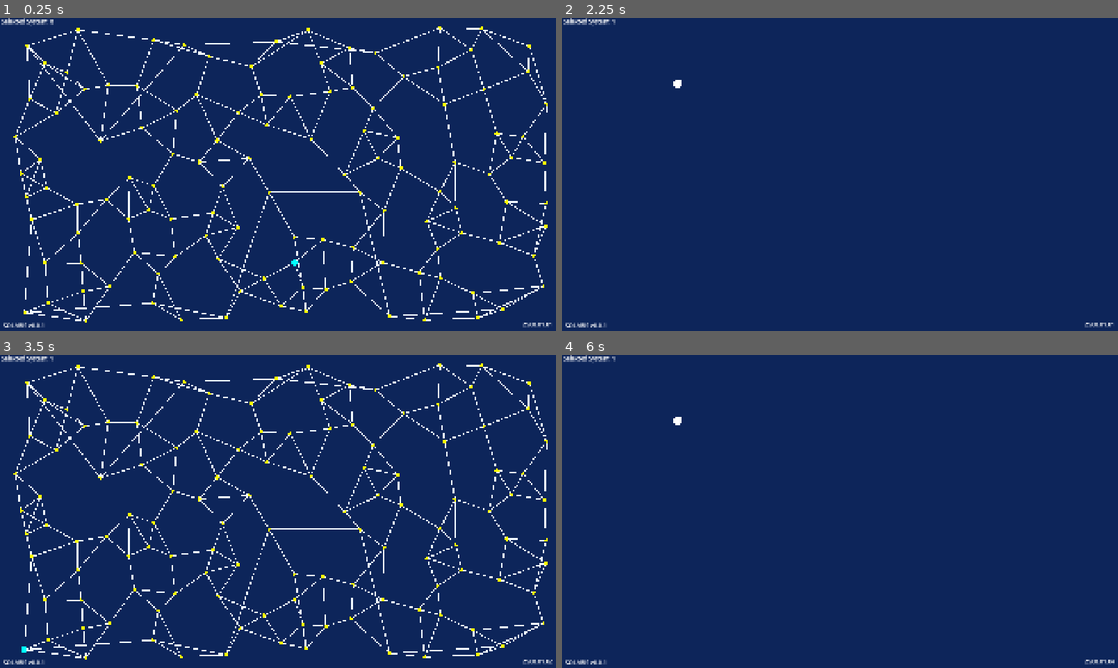
Above: before the commit, frames 1-4 (two rows, left to right).
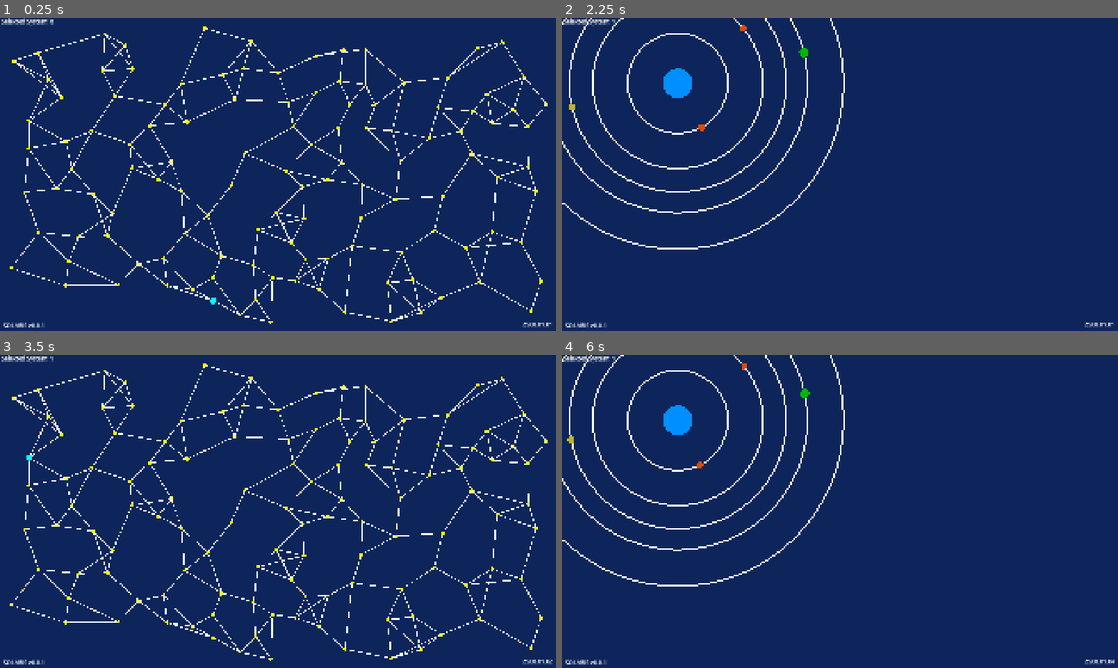
Above: after the commit, the same moments.

Repository: wrxme/Solaris
Game: Godot game, scene res://assets/scenes/game.tscn
The game is run twice, just before and just after one commit, with the same random seed, the same clock (stepped at 60 frames per second) and the same inputs.
Inputs:
- Up to frame 1 (0.25 s): no input
- Up to frame 2 (2.25 s): tap Enter (enter) at 0.5, 1.35, 2 s; hold Right (right) 0.53-1.28 s; hold R (Refresh) 0.53-1.28 s; tap Space (pause) at 1.25 s; hold Left (left) 1.28-2.03 s; hold Right (right) from 2.03 s (still down); hold R (Refresh) from 2.03 s (still down)
- Up to frame 3 (3.5 s): keep holding Right (right); tap Space (pause) at 2.75 s; release R (Refresh) at 2.78 s; tap Enter (enter) at 2.85 s
- Up to frame 4 (6 s): tap Enter (enter) at 3.5, 4.35, 5.85 s; release Right (right) at 3.53 s; hold R (Refresh) 3.53-4.28 s; hold Left (left) 3.53-5.78 s; tap Space (pause) at 4.25 s; hold R (Refresh) 5.03-5.78 s; hold Right (right) from 5.78 s (still down)

The runs differ from the first frame. In frame 1, 8.9% of the frame differs, in the area x 1-99%, y 2-98%; in frame 2, 2.3%; in frame 3, 8.9%; in frame 4, 2.3%.

Commit message:
completed solar system generator

Diff:
--- a/assets/scenes/game.tscn
+++ b/assets/scenes/game.tscn
@@ -12,14 +12,28 @@
 [ext_resource type="Resource" uid="uid://d2w88il8g6la6" path="res://assets/star_types/red_giant.tres" id="10_5jdip"]
 [ext_resource type="Resource" uid="uid://rxq534gcu5ae" path="res://assets/star_types/white_dwarf.tres" id="11_3cnnv"]
 [ext_resource type="Script" uid="uid://ct5kmllr4nuls" path="res://scripts/types/world_type.gd" id="12_pkhv0"]
+[ext_resource type="Resource" uid="uid://cu32ufyyvxdme" path="res://assets/world_types/arctic.tres" id="13_fx2rd"]
+[ext_resource type="Resource" uid="uid://bet6fofqn6s4m" path="res://assets/world_types/barren.tres" id="14_jdjof"]
+[ext_resource type="Resource" uid="uid://ca8pg5tncckj5" path="res://assets/world_types/continental.tres" id="15_h5j7u"]
+[ext_resource type="Resource" uid="uid://dhudkg0lgwu21" path="res://assets/world_types/desert.tres" id="16_8vm3o"]
+[ext_resource type="Resource" uid="uid://cmbvon2x1i2qx" path="res://assets/world_types/gas_giant.tres" id="17_p2xyf"]
+[ext_resource type="Resource" uid="uid://cmc7itggtrfgk" path="res://assets/world_types/molten.tres" id="18_xe33q"]
+[ext_resource type="Resource" uid="uid://ok3r32j6whgk" path="res://assets/world_types/moon_habitable.tres" id="19_1q3k2"]
+[ext_resource type="Resource" uid="uid://buek5jiqt3l3x" path="res://assets/world_types/moon_uninhabitable.tres" id="20_4hayi"]
+[ext_resource type="Resource" uid="uid://clw60ef58anvi" path="res://assets/world_types/ocean.tres" id="21_tcehl"]
+[ext_resource type="Resource" uid="uid://tlc1kk44ue8s" path="res://assets/world_types/savannah.tres" id="22_c7jqk"]
+[ext_resource type="Resource" uid="uid://bxlacpjg8tbut" path="res://assets/world_types/tropical.tres" id="23_3sk60"]
+[ext_resource type="Resource" uid="uid://yjdeosd30yrv" path="res://assets/world_types/tundra.tres" id="24_lx1sk"]
 
 [sub_resource type="Resource" id="Resource_5gf0t"]
 script = ExtResource("2_dis88")
 galaxy_size = Vector4(30, 1890, 30, 1050)
 number_of_stars = 120
 min_dist_between_stars = 75.0
+bonus_link_percentage = 0.015
 max_bonus_link_length = 500.0
 star_types = Array[ExtResource("3_phsto")]([ExtResource("4_pkhv0"), ExtResource("5_i358u"), ExtResource("6_s2rys"), ExtResource("7_fc420"), ExtResource("8_kc0sw"), ExtResource("9_fqk1v"), ExtResource("10_5jdip"), ExtResource("11_3cnnv")])
+world_types = Array[ExtResource("12_pkhv0")]([ExtResource("13_fx2rd"), ExtResource("14_jdjof"), ExtResource("15_h5j7u"), ExtResource("16_8vm3o"), ExtResource("17_p2xyf"), ExtResource("18_xe33q"), ExtResource("19_1q3k2"), ExtResource("20_4hayi"), ExtResource("21_tcehl"), ExtResource("22_c7jqk"), ExtResource("23_3sk60"), ExtResource("24_lx1sk")])
 star_radius = 6.0
 link_width = 3.0
 metadata/_custom_type_script = "uid://b13nlhuidy8o4"
--- a/assets/star_types/blue_giant.tres
+++ b/assets/star_types/blue_giant.tres
@@ -4,6 +4,9 @@
 
 [resource]
 script = ExtResource("1_p56v0")
+scortch_zone_size = 80
+inner_zone_size = 50
+habitable_zone_size = 150
 name = "Blue_giant"
 size_range = Vector2(40, 45)
 color = Color(0, 0.60784316, 1, 1)
--- a/assets/star_types/class_a.tres
+++ b/assets/star_types/class_a.tres
@@ -5,6 +5,9 @@
 [resource]
 script = ExtResource("1_we6r0")
 luminosity = 5.0
+scortch_zone_size = 80
+inner_zone_size = 60
+habitable_zone_size = 100
 name = "Class A"
 size_range = Vector2(30, 35)
 color = Color(1, 1, 1, 1)
--- a/assets/star_types/class_b.tres
+++ b/assets/star_types/class_b.tres
@@ -5,6 +5,9 @@
 [resource]
 script = ExtResource("1_3edcs")
 luminosity = 3.0
+scortch_zone_size = 140
+inner_zone_size = 45
+habitable_zone_size = 100
 name = "Class B"
 size_range = Vector2(30, 35)
 color = Color(0, 0.56078434, 1, 1)
--- a/assets/star_types/class_f.tres
+++ b/assets/star_types/class_f.tres
@@ -5,6 +5,9 @@
 [resource]
 script = ExtResource("1_6ifrt")
 luminosity = 0.8
+scortch_zone_size = 90
+inner_zone_size = 50
+habitable_zone_size = 90
 name = "Class F"
 size_range = Vector2(25, 30)
 color = Color(1, 0.6, 0, 1)
--- a/assets/star_types/class_g.tres
+++ b/assets/star_types/class_g.tres
@@ -4,6 +4,9 @@
 
 [resource]
 script = ExtResource("1_bjahn")
+scortch_zone_size = 120
+inner_zone_size = 60
+habitable_zone_size = 100
 name = "Class G"
 size_range = Vector2(25, 30)
 metadata/_custom_type_script = "uid://c0n7xbpmoevwv"
--- a/assets/star_types/red_dwarf.tres
+++ b/assets/star_types/red_dwarf.tres
@@ -5,6 +5,9 @@
 [resource]
 script = ExtResource("1_neesx")
 luminosity = 0.4
+scortch_zone_size = 60
+inner_zone_size = 20
+habitable_zone_size = 30
 name = "Red Dwarf"
 size_range = Vector2(15, 20)
 color = Color(1, 0, 0, 1)
--- a/assets/star_types/red_giant.tres
+++ b/assets/star_types/red_giant.tres
@@ -5,6 +5,9 @@
 [resource]
 script = ExtResource("1_kq8lp")
 luminosity = 0.6
+scortch_zone_size = 90
+inner_zone_size = 30
+habitable_zone_size = 0
 name = "Red Giant"
 size_range = Vector2(40, 45)
 color = Color(1, 0, 0, 1)
--- a/assets/star_types/white_dwarf.tres
+++ b/assets/star_types/white_dwarf.tres
@@ -5,7 +5,10 @@
 [resource]
 script = ExtResource("1_63caq")
 luminosity = 0.8
+scortch_zone_size = 40
+inner_zone_size = 40
+habitable_zone_size = 40
 name = "White Dwarf"
-size_range = Vector2(15, 20)
+size_range = Vector2(10, 15)
 color = Color(1, 1, 1, 1)
 metadata/_custom_type_script = "uid://c0n7xbpmoevwv"
--- /dev/null
+++ b/assets/world_types/arctic.tres
@@ -0,0 +1,11 @@
+[gd_resource type="Resource" script_class="WorldType" load_steps=2 format=3 uid="uid://cu32ufyyvxdme"]
+
+[ext_resource type="Script" uid="uid://ct5kmllr4nuls" path="res://scripts/types/world_type.gd" id="1_qwf41"]
+
+[resource]
+script = ExtResource("1_qwf41")
+name = "Arctic"
+size_range = Vector2(7, 20)
+color = Color(1, 1, 1, 1)
+planet_zone = 3
+metadata/_custom_type_script = "uid://ct5kmllr4nuls"
--- /dev/null
+++ b/assets/world_types/barren.tres
@@ -0,0 +1,11 @@
+[gd_resource type="Resource" script_class="WorldType" load_steps=2 format=3 uid="uid://bet6fofqn6s4m"]
+
+[ext_resource type="Script" uid="uid://ct5kmllr4nuls" path="res://scripts/types/world_type.gd" id="1_ghtty"]
+
+[resource]
+script = ExtResource("1_ghtty")
+name = "Barren"
+size_range = Vector2(5, 15)
+color = Color(0.38802657, 0.37403995, 0.37403995, 1)
+planet_zone = 0
+metadata/_custom_type_script = "uid://ct5kmllr4nuls"
--- a/assets/world_types/classic.tres
+++ /dev/null
@@ -1,10 +0,0 @@
-[gd_resource type="Resource" script_class="WorldType" load_steps=2 format=3 uid="uid://exujmpgew72d"]
-
-[ext_resource type="Script" uid="uid://ct5kmllr4nuls" path="res://scripts/types/world_type.gd" id="1_4i041"]
-
-[resource]
-script = ExtResource("1_4i041")
-name = "Green"
-size_range = Vector2(15, 30)
-color = Color(0.16470589, 1, 0, 1)
-metadata/_custom_type_script = "uid://ct5kmllr4nuls"
--- /dev/null
+++ b/assets/world_types/continental.tres
@@ -0,0 +1,10 @@
+[gd_resource type="Resource" script_class="WorldType" load_steps=2 format=3 uid="uid://ca8pg5tncckj5"]
+
+[ext_resource type="Script" uid="uid://ct5kmllr4nuls" path="res://scripts/types/world_type.gd" id="1_5jlpi"]
+
+[resource]
+script = ExtResource("1_5jlpi")
+name = "Continental"
+size_range = Vector2(5, 20)
+color = Color(0.3647059, 0.81960785, 0, 1)
+metadata/_custom_type_script = "uid://ct5kmllr4nuls"
--- /dev/null
+++ b/assets/world_types/desert.tres
@@ -0,0 +1,11 @@
+[gd_resource type="Resource" script_class="WorldType" load_steps=2 format=3 uid="uid://dhudkg0lgwu21"]
+
+[ext_resource type="Script" uid="uid://ct5kmllr4nuls" path="res://scripts/types/world_type.gd" id="1_xuxv7"]
+
+[resource]
+script = ExtResource("1_xuxv7")
+name = "Desert"
+size_range = Vector2(10, 15)
+color = Color(0.9434088, 0.7427136, 0.363164, 1)
+planet_zone = 1
+metadata/_custom_type_script = "uid://ct5kmllr4nuls"
--- /dev/null
+++ b/assets/world_types/gas_giant.tres
@@ -0,0 +1,11 @@
+[gd_resource type="Resource" script_class="WorldType" load_steps=2 format=3 uid="uid://cmbvon2x1i2qx"]
+
+[ext_resource type="Script" uid="uid://ct5kmllr4nuls" path="res://scripts/types/world_type.gd" id="1_dgoep"]
+
+[resource]
+script = ExtResource("1_dgoep")
+name = "Gas Giant"
+size_range = Vector2(10, 30)
+color = Color(0.7803848, 0.72201, 0.91422284, 1)
+planet_zone = 3
+metadata/_custom_type_script = "uid://ct5kmllr4nuls"
--- /dev/null
+++ b/assets/world_types/molten.tres
@@ -0,0 +1,11 @@
+[gd_resource type="Resource" script_class="WorldType" load_steps=2 format=3 uid="uid://cmc7itggtrfgk"]
+
+[ext_resource type="Script" uid="uid://ct5kmllr4nuls" path="res://scripts/types/world_type.gd" id="1_3byds"]
+
+[resource]
+script = ExtResource("1_3byds")
+name = "Molten"
+size_range = Vector2(5, 20)
+color = Color(0.86749244, 0.29906216, 0, 1)
+planet_zone = 0
+metadata/_custom_type_script = "uid://ct5kmllr4nuls"
--- /dev/null
+++ b/assets/world_types/moon_habitable.tres
@@ -0,0 +1,11 @@
+[gd_resource type="Resource" script_class="WorldType" load_steps=2 format=3 uid="uid://ok3r32j6whgk"]
+
+[ext_resource type="Script" uid="uid://ct5kmllr4nuls" path="res://scripts/types/world_type.gd" id="1_6usgf"]
+
+[resource]
+script = ExtResource("1_6usgf")
+name = "Habitable Moon"
+size_range = Vector2(3, 8)
+color = Color(0.22930562, 0.87142706, 0.7420107, 1)
+planet_zone = 4
+metadata/_custom_type_script = "uid://ct5kmllr4nuls"
--- /dev/null
+++ b/assets/world_types/moon_uninhabitable.tres
@@ -0,0 +1,11 @@
+[gd_resource type="Resource" script_class="WorldType" load_steps=2 format=3 uid="uid://buek5jiqt3l3x"]
+
+[ext_resource type="Script" uid="uid://ct5kmllr4nuls" path="res://scripts/types/world_type.gd" id="1_c471v"]
+
+[resource]
+script = ExtResource("1_c471v")
+name = "Habitable Moon"
+size_range = Vector2(3, 8)
+color = Color(0.33895516, 0.3596636, 0.34800842, 1)
+planet_zone = 4
+metadata/_custom_type_script = "uid://ct5kmllr4nuls"
--- /dev/null
+++ b/assets/world_types/ocean.tres
@@ -0,0 +1,10 @@
+[gd_resource type="Resource" script_class="WorldType" load_steps=2 format=3 uid="uid://clw60ef58anvi"]
+
+[ext_resource type="Script" uid="uid://ct5kmllr4nuls" path="res://scripts/types/world_type.gd" id="1_yyoas"]
+
+[resource]
+script = ExtResource("1_yyoas")
+name = "Ocean"
+size_range = Vector2(5, 25)
+color = Color(0.3647059, 0.45882353, 1, 1)
+metadata/_custom_type_script = "uid://ct5kmllr4nuls"
--- /dev/null
+++ b/assets/world_types/savannah.tres
@@ -0,0 +1,11 @@
+[gd_resource type="Resource" script_class="WorldType" load_steps=2 format=3 uid="uid://tlc1kk44ue8s"]
+
+[ext_resource type="Script" uid="uid://ct5kmllr4nuls" path="res://scripts/types/world_type.gd" id="1_ltsph"]
+
+[resource]
+script = ExtResource("1_ltsph")
+name = "Savannah"
+size_range = Vector2(5, 15)
+color = Color(0.74509805, 0.7058824, 0.16470589, 1)
+planet_zone = 1
+metadata/_custom_type_script = "uid://ct5kmllr4nuls"
--- /dev/null
+++ b/assets/world_types/tropical.tres
@@ -0,0 +1,10 @@
+[gd_resource type="Resource" script_class="WorldType" load_steps=2 format=3 uid="uid://bxlacpjg8tbut"]
+
+[ext_resource type="Script" uid="uid://ct5kmllr4nuls" path="res://scripts/types/world_type.gd" id="1_t2mcr"]
+
+[resource]
+script = ExtResource("1_t2mcr")
+name = "Tropical"
+size_range = Vector2(7, 20)
+color = Color(8.735731e-06, 0.71792287, 1.92523e-07, 1)
+metadata/_custom_type_script = "uid://ct5kmllr4nuls"
--- /dev/null
+++ b/assets/world_types/tundra.tres
@@ -0,0 +1,11 @@
+[gd_resource type="Resource" script_class="WorldType" load_steps=2 format=3 uid="uid://yjdeosd30yrv"]
+
+[ext_resource type="Script" uid="uid://ct5kmllr4nuls" path="res://scripts/types/world_type.gd" id="1_giq11"]
+
+[resource]
+script = ExtResource("1_giq11")
+name = "Tundra"
+size_range = Vector2(7, 20)
+color = Color(0.4908883, 0.9849656, 0.8882836, 1)
+planet_zone = 3
+metadata/_custom_type_script = "uid://ct5kmllr4nuls"
--- a/scripts/galaxy_generation/galaxy.gd
+++ b/scripts/galaxy_generation/galaxy.gd
@@ -9,13 +9,7 @@
 	generate_galaxy(gen_settings)
 
 func generate_galaxy(gen_settings : GalaxyGenerationSettings) -> void:
-	generate_stars(
-		gen_settings.number_of_stars,
-		gen_settings.galaxy_size,
-		gen_settings.min_dist_between_stars,
-		gen_settings.star_types,
-		gen_settings.world_types
-	)
+	generate_stars(gen_settings)
 	generate_system_connections(
 		gen_settings.bonus_link_percentage,
 		gen_settings.max_system_connections,
@@ -23,14 +17,17 @@
 	)
 	update_connections_within_systems()
 
-func generate_stars(n_stars : int, size : Vector4i, min_dist : float, star_types : Array[StarType], world_types : Array[WorldType]) -> void:
-	for i in range(0, n_stars):
-		var s = SolarSystem.new(star_types, world_types)
+func generate_stars(gen_settings : GalaxyGenerationSettings) -> void:
+	for i in range(0, gen_settings.number_of_stars):
+		var s = SolarSystem.new(i, gen_settings.star_types, gen_settings.world_types)
 		add_child(s)
 		systems.append(s)
 
-		s.id = i
-		s.position = Vector2(randi_range(size[0], size[1]), randi_range(size[2], size[3]))
+		var x_min = gen_settings.galaxy_size[0]
+		var x_max = gen_settings.galaxy_size[1]
+		var y_min = gen_settings.galaxy_size[2]
+		var y_max = gen_settings.galaxy_size[3]
+		s.position = get_random_star_position(x_min,x_max,y_min,y_max)
 
 		# Ensure stars can't be placed too close to each other
 		var flag: bool = true
@@ -38,17 +35,22 @@
 		var attempts: int = 0
 		while flag and attempts < max_attempts:
 			attempts += 1
-			var new_pos = Vector2(randi_range(size[0], size[1]), randi_range(size[2], size[3]))
+			var new_pos = get_random_star_position(x_min,x_max,y_min,y_max)
 
 			var is_valid = true
 			for j in systems:
-				if j.position.distance_to(new_pos) < min_dist:
+				if j.position.distance_to(new_pos) < gen_settings.min_dist_between_stars:
 					is_valid = false
 					break
 
 			if is_valid:
 				s.position = new_pos
 				flag = false
+
+func get_random_star_position(x_min:float,x_max:float,y_min:float,y_max:float) -> Vector2:
+	var x_pos = randf_range(x_min, x_max)
+	var y_pos = randf_range(y_min, y_max)
+	return(Vector2(x_pos,y_pos))
 
 # This function is still kind of cooked
 func generate_system_connections(bonus_link_percentage : float, max_system_connections : int, max_bonus_link_length : float) -> void:
--- a/scripts/galaxy_generation/solarsystem.gd
+++ b/scripts/galaxy_generation/solarsystem.gd
@@ -14,25 +14,56 @@
 var worlds : Array
 var star : World
 
-func _init(star_types : Array[StarType], world_types : Array[WorldType]) -> void:
+func _init(_id : int, star_types : Array[StarType], world_types : Array[WorldType]) -> void:
+	id = _id
 	generate_system(star_types, world_types)
 
 func generate_system(star_types : Array[StarType], world_types : Array[WorldType]) -> void:
 	# Create the star
-	var type : StarType = star_types[randi_range(0,star_types.size() - 1)]
-	type.size = randf_range(type.size_range[0],type.size_range[0])
-	star = World.new(type)
+	var star_type : StarType = star_types[randi_range(0,star_types.size() - 1)].duplicate()
+	star_type.size = 1.5 * randf_range(star_type.size_range[0],star_type.size_range[1])
+	star = World.new(star_type)
 	add_child(star)
 	worlds.append(star)
-	#
-	#var dist = 10
-	#while dist < 400:
-		#dist += randf_range(45,150)
-		#
-		#var world_size = randf_range(8,20)
-		#var w = World.new(type, dist)
-		#add_child(w)
-		#worlds.append(w)
+
+	# Star's Planet Zones
+	var dist = star_type.size + 10
+	var lum_scale = sqrt(star_type.luminosity)
+	var scortch_distance = dist + (star_type.scortch_zone_size * lum_scale)
+	var inner_distance = scortch_distance + (star_type.inner_zone_size * lum_scale)
+	var hab_distance = inner_distance + (star_type.habitable_zone_size * lum_scale)
+
+	var scortched_worlds := fetch_world_types(world_types,WorldType.SpawnZone.SCORCH)
+	var inner_worlds := fetch_world_types(world_types,WorldType.SpawnZone.INNER)
+	var habitable_worlds := fetch_world_types(world_types,WorldType.SpawnZone.HABITABLE)
+	var frozen_worlds := fetch_world_types(world_types,WorldType.SpawnZone.FROZEN)
+
+	while dist < 10 * star.size:
+		dist += randf_range(45,200)
+
+		# Depending on the distance from the star, decide plaent type
+		var world_type : WorldType
+		if dist < scortch_distance:
+			world_type = scortched_worlds[randi_range(0,scortched_worlds.size() - 1)].duplicate()
+		elif dist < inner_distance:
+			world_type = inner_worlds[randi_range(0,inner_worlds.size() - 1)].duplicate()
+		elif dist < hab_distance:
+			world_type = habitable_worlds[randi_range(0,habitable_worlds.size() - 1)].duplicate()
+		else:
+			world_type = frozen_worlds[randi_range(0,frozen_worlds.size() - 1)].duplicate()
+
+		world_type.size = randf_range(world_type.size_range[0],world_type.size_range[1])
+		dist += world_type.size
+		var w = World.new(world_type, dist)
+		add_child(w)
+		worlds.append(w)
+
+func fetch_world_types(world_types : Array[WorldType], type : WorldType.SpawnZone) -> Array[WorldType]:
+	var output : Array[WorldType] = []
+	for i in world_types:
+		if i.planet_zone == type:
+			output.append(i)
+	return output
 
 func add_connection(endpoint : SolarSystem) -> void:
 	connections.append(endpoint)
--- a/scripts/galaxy_generation/world.gd
+++ b/scripts/galaxy_generation/world.gd
@@ -3,6 +3,7 @@
 class_name World
 
 var type : String = "unknown"
+var world_type : WorldType
 var size : float
 var distance_from_center : float
 var color : Color = Color.DEEP_SKY_BLUE
@@ -12,7 +13,9 @@
 
 var worlds : Array
 
-func _init(world_type : WorldType, _distance:float = 0.0) -> void:
+func _init(_world_type : WorldType, _distance:float = 0.0) -> void:
+	world_type = _world_type
+
 	if world_type is StarType:
 		pass
 
@@ -23,6 +26,9 @@
 
 	position = Vector2(distance_from_center, 0)
 	color = world_type.color
+
+	speed = randf_range(1,5)
+	angle = randf_range(0,200)
 
 	#if type == "moon":
 		#radius = 35
--- a/scripts/gameplay_managers/game_manager.gd
+++ b/scripts/gameplay_managers/game_manager.gd
@@ -20,6 +20,20 @@
 func _ready() -> void:
 	# create game components
 	startup_game()
+
+	print(str(galaxy.systems.size()) + " systems generated")
+
+	var w := 0
+	var h := 0
+	for i in galaxy.systems:
+		for j in i.worlds:
+			w += 1
+			if j.world_type.planet_zone == WorldType.SpawnZone.HABITABLE:
+				h += 1
+
+	print(str(w) + " worlds generated")
+	print(str(h) + " habitable worlds generated")
+
 
 func startup_game() -> void:
 	# create input manger
--- a/scripts/types/star_type.gd
+++ b/scripts/types/star_type.gd
@@ -2,3 +2,8 @@
 class_name StarType
 
 @export var luminosity : float = 1.0
+
+@export_group("Planet Zones")
+@export var scortch_zone_size = 10
+@export var inner_zone_size = 10
+@export var habitable_zone_size = 10
--- a/scripts/types/world_type.gd
+++ b/scripts/types/world_type.gd
@@ -1,7 +1,16 @@
 extends Resource
 class_name WorldType
+
+enum SpawnZone {
+	SCORCH,
+	INNER,
+	HABITABLE,
+	FROZEN,
+	MOON
+}
 
 @export var name : String
 @export var size_range := Vector2(15,45)
 var size : float
 @export var color := Color.YELLOW
+@export var planet_zone: SpawnZone = SpawnZone.HABITABLE
Not shown: 1 places in assets/scenes/game.tscn that only renumber resources
